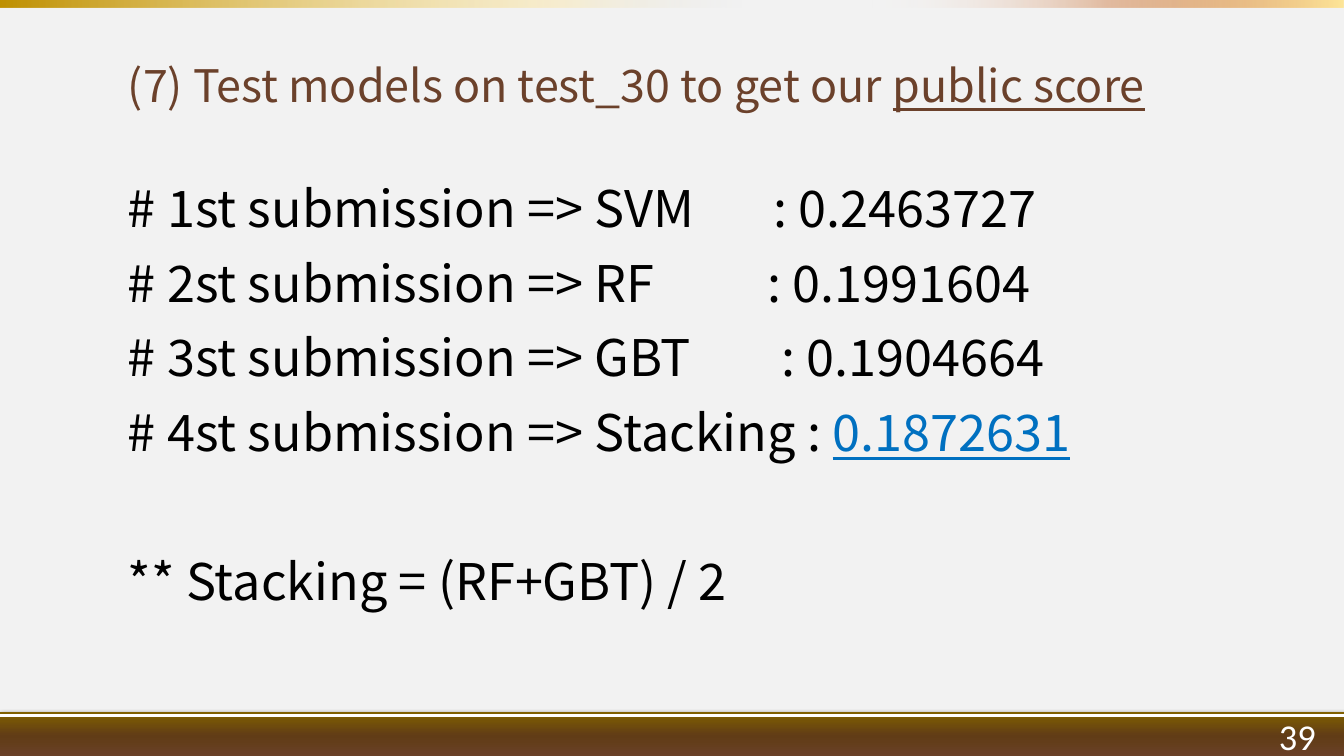
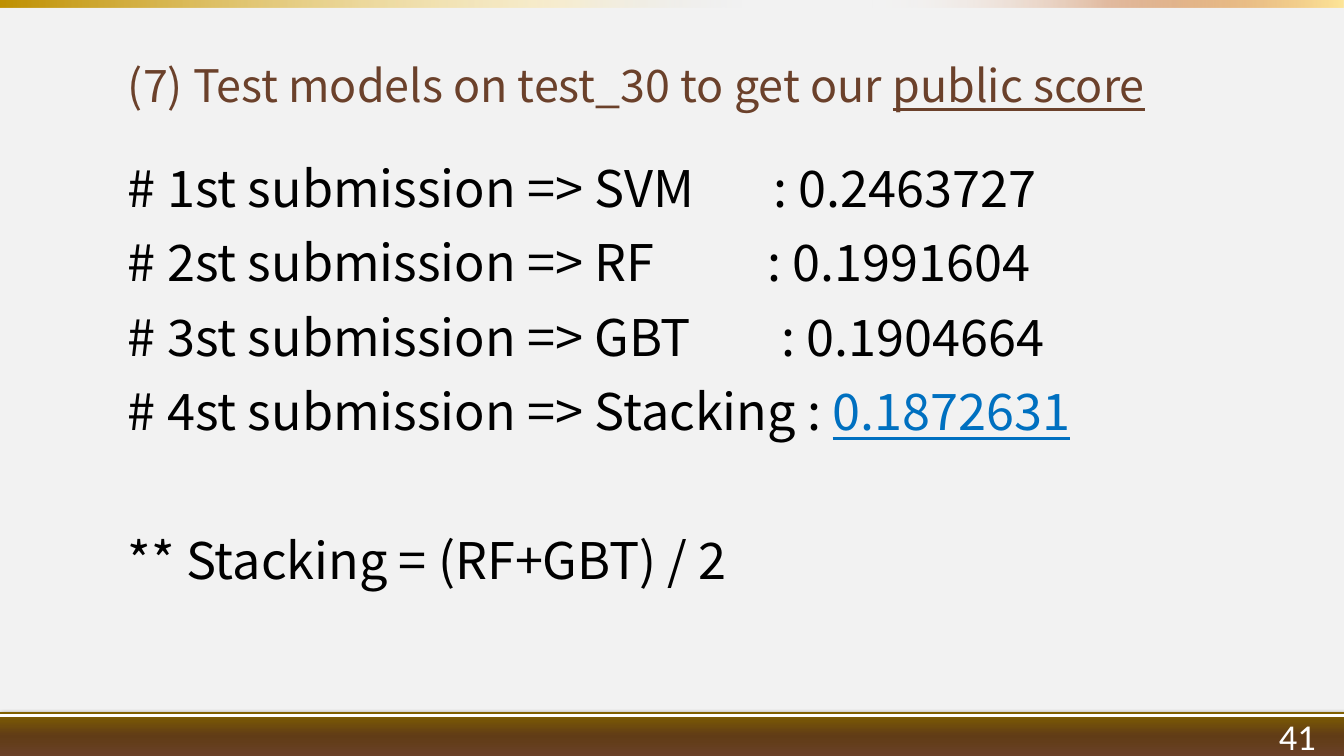
Before and after one commit to 1082-datascience/finalproject-finalproject-1082ds_group6, a slide deck: slide 44 of results/1072_datascience_FP_107363015_G6.pptx (slide 42 before the commit). Drawn at 1344x756 pixels with LibreOffice and Linux fonts; fonts in the diff are those of the drawing; background and template pictures are left out. Boxes give left, top, right and bottom in pixels: in the first picture for what was removed or moved away, otherwise in the second. Text is boxed around its words. In the diff, an @@ line names an element or a change of style, - is before the commit and + after.

```diff
--- a/results/1072_datascience_FP_107363015_G6.pptx
+++ b/results/1072_datascience_FP_107363015_G6.pptx
@@ text "# 1st submission => SVM ...": place and size @@
-text "# 1st submission => SVM ..." at [167,187,1071,613]
+text "# 1st submission => SVM ..." at [167,167,1071,592]
@@ text at [1279,726,1316,750]: text changed @@
-39
+41
```
Also in this commit, not shown: 30 other slides changed, 2 slides added.
